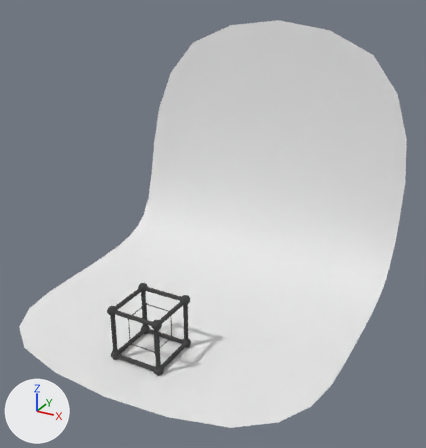
The Blender file sketch/gnome-boxes-wire.blend as it was, and as the next commit left it.
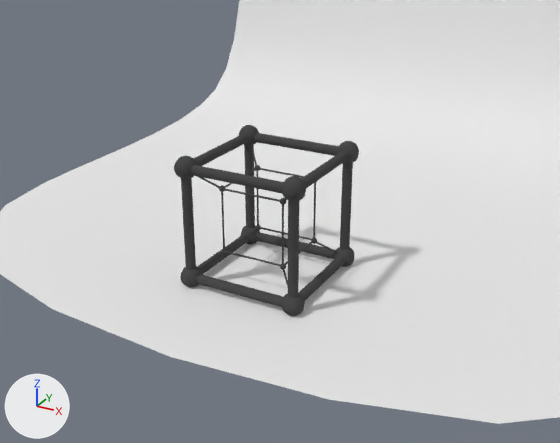
Old and new are each drawn whole from a 50 mm lens placed at (5.67, -7.25, 6.95), pointed at (0.29, 2.54, 2.06) and again close up from a 50 mm lens placed at (3.0, -4.7, 3.15), pointed at (0.04, 0.68, 0.47). Every picture has the same lights, and +X, +Y and +Z are marked at lower left.
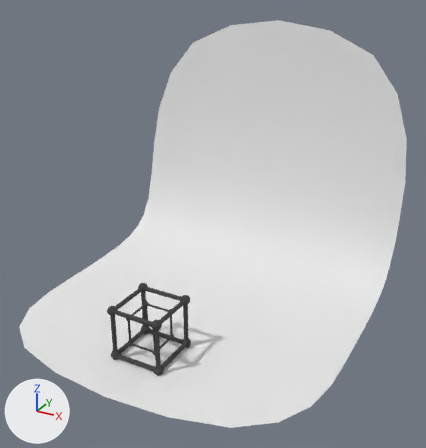
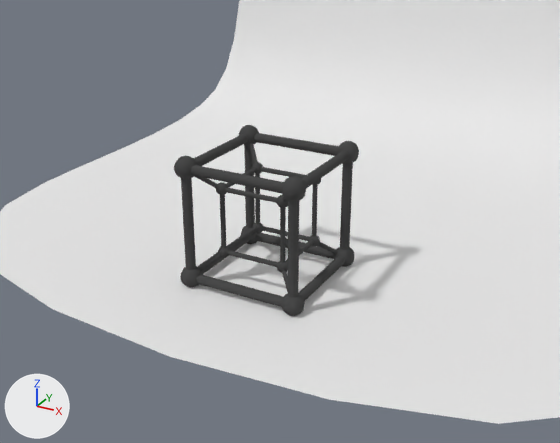
Pixel boxes [x1, y1, x2, y2] of what changed, in the close-ups (560 x 443 px; the box of a moved part takes in the faces that stretch with it):
'Circle.001', reshaped: before [221, 168, 316, 266]; after [220, 167, 318, 267]
'Circle.005', reshaped: before [316, 242, 337, 253]; after [194, 143, 338, 292]
'Sphere.010', reshaped: before [219, 185, 225, 192]; after [216, 182, 228, 195]
'Sphere.015', reshaped: before [280, 264, 286, 270]; after [277, 261, 288, 273]
'Sphere.011', reshaped: before [280, 198, 286, 205]; after [277, 195, 288, 208]
'Sphere.014', reshaped (86% wider, 86% taller): before [221, 249, 227, 255]; after [218, 246, 230, 258]
'Sphere.016', reshaped (86% wider, 86% taller): before [311, 238, 317, 244]; after [308, 235, 320, 247]
'Sphere.009', reshaped (86% wider, 86% taller): before [254, 165, 260, 171]; after [251, 162, 263, 174]
'Sphere.013', reshaped: before [255, 225, 261, 231]; after [252, 223, 263, 234]
'Circle.008', deleted: before [197, 176, 220, 188]
'Sphere.012', reshaped (not visible before): after [312, 179, 321, 185]
part 2 of me_sphere_001, moved or reshaped: before [219, 165, 317, 270]; after [216, 162, 321, 273]
part 3 of me_circle_001, moved or reshaped: before [221, 192, 225, 250]; after [220, 195, 226, 248]
part 4 of me_circle_001, moved or reshaped: before [256, 171, 259, 226]; after [255, 174, 260, 224]
part 5 of me_circle_001, moved or reshaped: before [313, 182, 316, 238]; after [312, 185, 318, 236]
part 6 of me_circle_001, moved or reshaped: before [282, 205, 284, 264]; after [280, 207, 286, 262]
part 7 of me_circle_001, moved or reshaped: before [226, 251, 280, 266]; after [227, 250, 278, 267]
part 8 of me_circle_001, moved or reshaped: before [260, 227, 311, 240]; after [261, 226, 309, 241]
part 9 of me_circle_001, moved or reshaped: before [259, 168, 304, 178]; after [260, 167, 306, 178]
part 10 of me_circle_001, moved or reshaped: before [224, 189, 280, 202]; after [225, 187, 277, 203]
part 11 of me_circle_001, moved or reshaped: before [225, 168, 256, 188]; after [226, 168, 257, 188]
part 12 of me_circle_001, moved or reshaped: before [284, 240, 314, 264]; after [286, 240, 314, 262]
part 13 of me_circle_001, moved or reshaped: before [226, 227, 257, 250]; after [227, 227, 257, 250]

What changed in the scene script:
```text
Change me_circle_005:
    used by ob_circle_005; location = (0.337, 1.042, 0.125); rotation_euler = (0.614, 0.362, 2.572), in degrees (35, 21, 147); scale = (0.00812, 0.00812, 0.00812)
    remove me_circle_005.from_pydata(...)  # 64 vertices, 32 faces; spans x -1.3..1.3, y -21.0..21.0, z -1.3..1.3
    add me_circle_005.from_pydata(...)  # 512 vertices, 256 faces; spans x -104.3..95.0, y -21.0..186.2, z -86.9..91.6
    me_circle_005 part 1: 64 vertices removed from x -1.3..1.3, y -21.0..21.0, z -1.3..1.3; 512 vertices added at x -104.3..95.0, y -21.0..186.2, z -86.9..91.6
Change me_sphere_001:
    used by ob_sphere_016; location = (0.237, 0.946, 0.22); scale = (0.0277, 0.0277, 0.0277)
    remove me_sphere_001.from_pydata(...)  # 58 vertices, 64 faces; spans x -1.0..1.0, y -1.0..1.0, z -1.0..1.0
    add me_sphere_001.from_pydata(...)  # 58 vertices, 64 faces; spans x -1.97..1.97, y -1.97..1.97, z -1.97..1.97
    me_sphere_001 part 2: 58 of 58 vertices moved; they spanned x -1.0..1.0, y -1.0..1.0, z -1.0..1.0 and now span x -1.97..1.97, y -1.97..1.97, z -1.97..1.97; mean shift (0.0, 0.0, 0.0); largest move (0.0, 0.0, 1.0) -> (0.0, 0.0, 1.97)
Change me_circle_001:
    where me_circle_001.from_pydata(...)  # 768 vertices, 384 faces; spans x -36.8..36.8, y -36.9..36.6, z -1.0..72.2
    used by ob_circle_001; location = (-0.053, 0.657, 0.225); scale = (0.00812, 0.00812, 0.00812)
    me_circle_001 part 3: the loose piece of 64 vertices spanning x -36.6..-34.6, y -36.9..-34.8, z -0.1..71.2 is scaled about its middle by (2.59, 2.59, 1)
    me_circle_001 part 4: the loose piece of 64 vertices spanning x -36.6..-34.6, y 34.6..36.6, z -0.1..71.2 is scaled about its middle by (2.59, 2.59, 1)
    me_circle_001 part 5: the loose piece of 64 vertices spanning x 34.6..36.6, y 34.6..36.6, z -0.1..71.2 is scaled about its middle by (2.59, 2.59, 1)
    me_circle_001 part 6: the loose piece of 64 vertices spanning x 34.6..36.6, y -36.9..-34.8, z -0.1..71.2 is scaled about its middle by (2.59, 2.59, 1)
    me_circle_001 part 7: the loose piece of 64 vertices spanning x -35.6..35.6, y -36.9..-34.8, z -1.0..1.0 is scaled about its middle by (1, 2.59, 2.59)
    me_circle_001 part 8: the loose piece of 64 vertices spanning x -35.6..35.6, y 34.6..36.6, z -1.0..1.0 is scaled about its middle by (1, 2.59, 2.59)
    me_circle_001 part 9: the loose piece of 64 vertices spanning x -35.6..35.6, y 34.6..36.6, z 70.1..72.2 is scaled about its middle by (1, 2.59, 2.59)
    me_circle_001 part 10: the loose piece of 64 vertices spanning x -35.6..35.6, y -36.9..-34.8, z 70.1..72.2 is scaled about its middle by (1, 2.59, 2.59)
    me_circle_001 part 11: the loose piece of 64 vertices spanning x -36.8..-34.7, y -35.7..35.5, z 70.1..72.2 is scaled about its middle by (2.59, 1, 2.59)
    me_circle_001 part 12: the loose piece of 64 vertices spanning x 34.7..36.8, y -35.7..35.5, z -1.0..1.0 is scaled about its middle by (2.59, 1, 2.59)
    me_circle_001 part 13: the loose piece of 64 vertices spanning x -36.8..-34.7, y -35.7..35.5, z -1.0..1.0 is scaled about its middle by (2.59, 1, 2.59)
Remove ob_circle_008:
    ob_circle_008 = bpy.data.objects.new('Circle.008', me_circle_008)
    ob_circle_008.location = (-0.438, 0.265, 0.899)
    ob_circle_008.rotation_euler = (3.804, -0.39, 2.122)  # degrees (218, -22, 122)
    ob_circle_008.scale = (0.00812, 0.00812, 0.00812)
```
